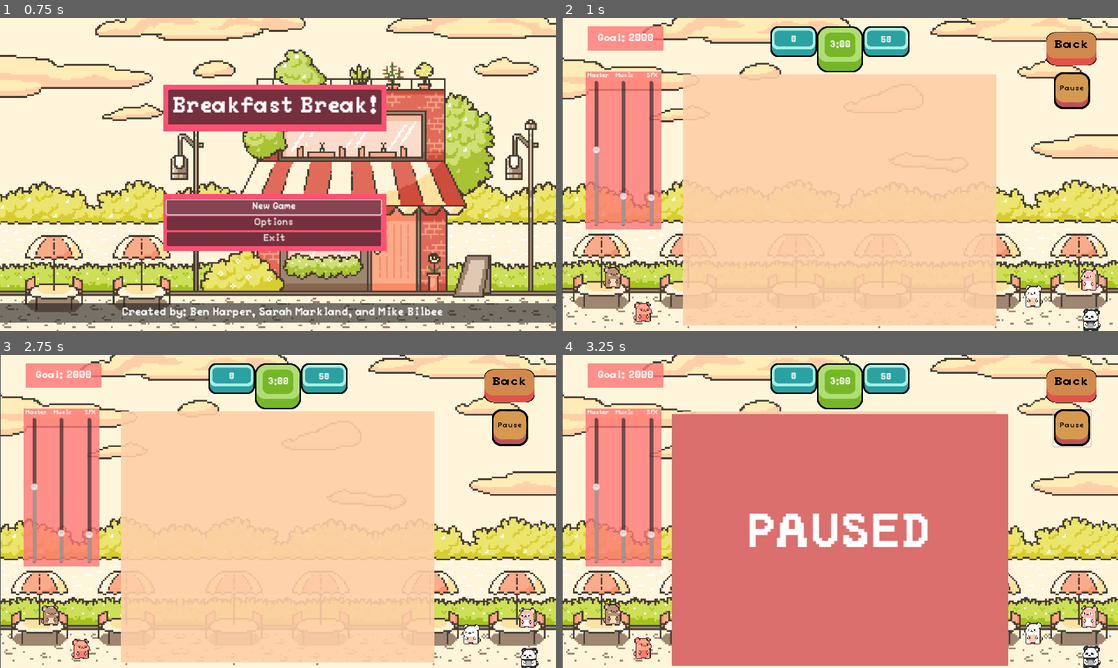
Above: before the commit, frames 1-4 (two rows, left to right).
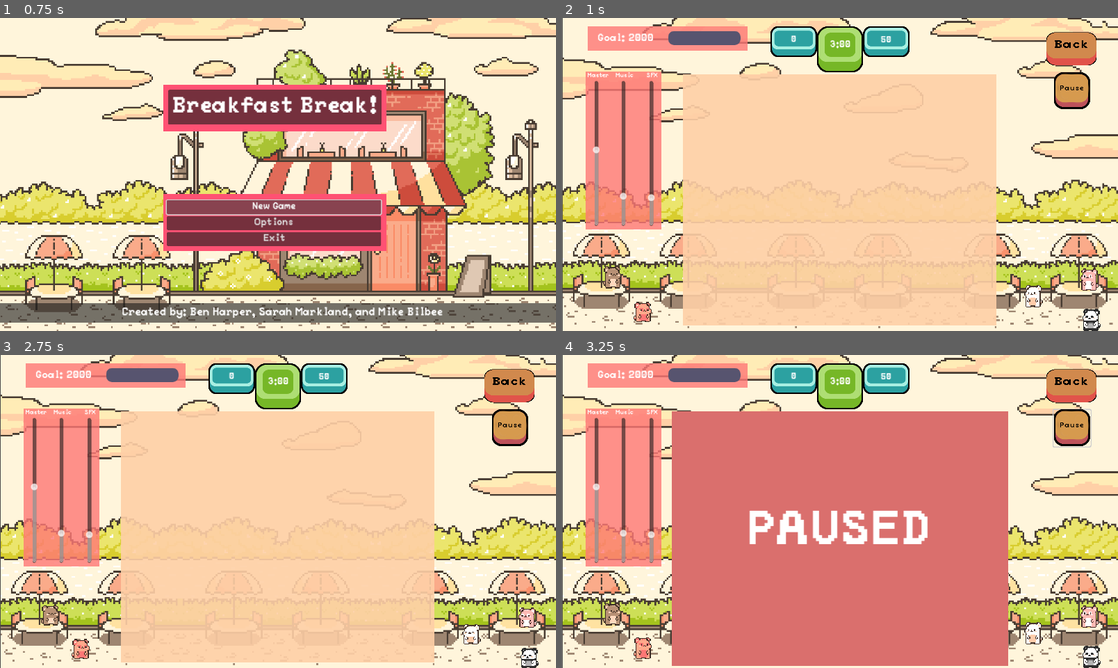
Above: after the commit, the same moments.

Repository: HenBarper/Breakfast_Break
Game: Godot game, scene res://Scenes/Main_Menu.tscn
Two runs of this game, one before a commit and one after it. Both use one fixed random seed, a clock stepped at 60 frames per second and the inputs below.
Inputs (mouse positions are in pixels of both pictures, inside the frame that each line leads up to):
- Up to frame 1 (0.75 s): click "New Game" at 0.5 s
- Up to frame 2 (1 s): no input
- Up to frame 3 (2.75 s): click (511, 386) at 1.25 s; click "New Game" at 2 s
- Up to frame 4 (3.25 s): click (1073, 426) at 2.75 s

Frame 1 is identical in both runs. In frame 2, 1.2% of the frame differs, in the area x 18-34%, y 2-11%; in frame 3, 1.2%; in frame 4, 2.7%, in the area x 18-81%, y 2-62%.

Commit message:
Progress slider

Diff:
--- a/Scenes/top_ui.tscn
+++ b/Scenes/top_ui.tscn
@@ -7,6 +7,12 @@
 [ext_resource type="AudioStream" uid="uid://dft71p6h3vwjt" path="res://SFX/coin-collect-retro-8-bit-sound-effect-145251.mp3" id="5_ckxsa"]
 [ext_resource type="Texture2D" uid="uid://cnkxl3flstkpd" path="res://Art Assets/UI/Back_Button (1).png" id="6_3wpo1"]
 [ext_resource type="Texture2D" uid="uid://b7844fpmbp2t2" path="res://Art Assets/UI/Pause_Button (1).png" id="7_iwo0s"]
+[ext_resource type="Texture2D" uid="uid://bmvu2mhvsmror" path="res://Art Assets/UI/Score Bar Background.png" id="8_3ah56"]
+[ext_resource type="Texture2D" uid="uid://7fxikuxumqn1" path="res://Art Assets/UI/Score Bar Fill2.png" id="10_n6dc1"]
+
+[sub_resource type="StyleBoxLine" id="StyleBoxLine_14cph"]
+color = Color(0.679688, 0.867188, 0.453125, 1)
+thickness = 6
 
 [node name="TopUI" type="TextureRect"]
 offset_left = 432.0
@@ -21,7 +27,7 @@
 visible = false
 layout_mode = 0
 offset_left = -204.0
-offset_top = 105.0
+offset_top = 100.0
 offset_right = 492.0
 offset_bottom = 626.0
 color = Color(0.855469, 0.433594, 0.425781, 1)
@@ -162,7 +168,7 @@
 [node name="goal_rect" type="ColorRect" parent="."]
 layout_mode = 0
 offset_left = -379.0
-offset_right = -222.0
+offset_right = -47.0
 offset_bottom = 51.0
 color = Color(0.996078, 0.466667, 0.458824, 0.803922)
 
@@ -203,6 +209,27 @@
 scale = Vector2(0.585938, 0.585938)
 texture = ExtResource("7_iwo0s")
 
+[node name="progress" type="HSlider" parent="."]
+visible = false
+layout_mode = 0
+offset_left = -207.0
+offset_top = 18.0
+offset_right = -17.0
+offset_bottom = 34.0
+theme_override_styles/slider = SubResource("StyleBoxLine_14cph")
+value = 50.0
+editable = false
+
+[node name="TextureProgressBar" type="TextureProgressBar" parent="."]
+layout_mode = 0
+offset_left = -212.0
+offset_top = 10.0
+offset_right = -59.0
+offset_bottom = 39.0
+value = 50.0
+texture_under = ExtResource("8_3ah56")
+texture_progress = ExtResource("10_n6dc1")
+
 [connection signal="timeout" from="Timer" to="." method="_on_timer_timeout"]
 [connection signal="drag_ended" from="sfx_slider" to="." method="_on_sfx_slider_drag_ended"]
 [connection signal="pressed" from="back_button" to="." method="_on_back_button_pressed"]
--- a/Scripts/top_ui.gd
+++ b/Scripts/top_ui.gd
@@ -29,6 +29,8 @@
 var goal_score = 2000
 signal goal_reached
 var has_won = false
+@onready var progress = $progress
+@onready var texture_progress_bar = $TextureProgressBar
 
 # time variables
 var current_second = 0
@@ -44,6 +46,8 @@
 var has_no_moves = false
 
 func _ready():
+	progress.max_value = goal_score
+	texture_progress_bar.max_value = goal_score
 	var goal_format_string = "Goal: %s"
 	var goal_string = goal_format_string % str(goal_score)
 	goal_label.text = goal_string
@@ -52,6 +56,8 @@
 func _on_grid_update_score(ammount_to_change): # updates the score from grid signal
 	current_score += ammount_to_change
 	score_label.text = str(current_score)
+	progress.value = current_score
+	texture_progress_bar.value = current_score
 
 func _update_time():
 	if current_second < 0:
@@ -76,7 +82,7 @@
 	time_label.text = time_string
 
 func _on_timer_timeout():
-	if !paused:
+	if !paused && !has_won && !has_no_moves:
 		current_second -= 1
 		if current_second <= 0:
 			if current_minute > 0:
Binary file added: Art Assets/UI/Bottom_UI_v_3.png
Not shown, added: Art Assets/UI/Bottom_UI_v_3.png.import
Binary file added: Art Assets/UI/Score Bar Background.png
Not shown, added: Art Assets/UI/Score Bar Background.png.import
Binary file added: Art Assets/UI/Score Bar Fill.png
Not shown, added: Art Assets/UI/Score Bar Fill.png.import
Binary file added: Art Assets/UI/Score Bar Fill2.png
Not shown, added: Art Assets/UI/Score Bar Fill2.png.import
Not shown: 1 places in Scenes/top_ui.tscn that only renumber resources
